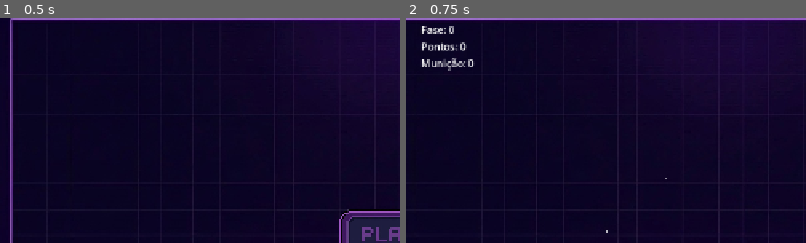
Above: before the commit, frames 1-2 (left to right).
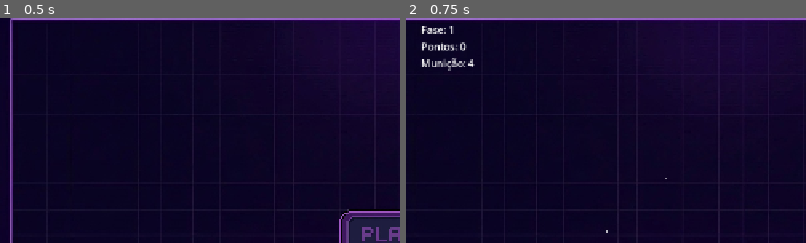
Above: after the commit, the same moments.

Repository: Zidan-09/Arc-Impact
Game: Godot game, scene res://screens/home.tscn
Same seed, same stepped clock (60 frames per second), same inputs: the game is played once before the commit and once after it.
Inputs (mouse positions are % of the whole screen's width and height, from its top left):
- Up to frame 1 (0.5 s): no input
- Up to frame 2 (0.75 s): click (50, 50) at 0.5 s
The pictures show only the part of the screen within x 0-50%, y 2-52%; the shares and areas given below are measured in that part.

Frame 1 is identical in both runs. In frame 2, less than 0.1% of the frame differs, in the area x 10-18%, y 3-22%.

Commit message:
feat(hud): display level ammo count from generated level

Diff:
--- /dev/null
+++ b/components/hud/hud.gd
@@ -0,0 +1,12 @@
+extends Control
+
+@onready var level_label: Label = $Info/Column/Level
+@onready var ammo_label: Label = $Info/Column/Ammo
+
+
+func set_ammo(total: int, left: int) -> void:
+	ammo_label.text = "Munição: %d" % left
+
+
+func set_level(level_number: int) -> void:
+	level_label.text = "Fase: %d" % level_number
--- a/components/hud/hud.tscn
+++ b/components/hud/hud.tscn
@@ -2,6 +2,7 @@
 
 [ext_resource type="PackedScene" uid="uid://xhfgi01bn84e" path="res://components/power-slider/powerSlider.tscn" id="1_kjhcr"]
 [ext_resource type="PackedScene" uid="uid://b5hbfx8760rd3" path="res://components/fire-button/fireButton.tscn" id="2_w10xe"]
+[ext_resource type="Script" path="res://components/hud/hud.gd" id="3_hud"]
 
 [node name="Hud" type="Control" unique_id=2117122883]
 layout_mode = 3
@@ -11,6 +12,7 @@
 grow_horizontal = 2
 grow_vertical = 2
 mouse_filter = 2
+script = ExtResource("3_hud")
 
 [node name="Info" type="MarginContainer" parent="." unique_id=1480317829]
 layout_mode = 1
--- a/screens/game.gd
+++ b/screens/game.gd
@@ -3,9 +3,11 @@
 @onready var world: Node2D = $WorldArea/World
 @onready var level_node: Node2D = $WorldArea/World/Level
 @onready var cannon: Cannon = $WorldArea/World/Cannon
+@onready var hud: Control = $Hud
 
 var builder: LevelBuilder
 var current_def: LevelDefinition = null
+var level_number := 1
 
 
 func _ready() -> void:
@@ -21,3 +23,5 @@
 	await builder.build(level_node, def)
 	current_def = def
 	cannon.position = def.cannon_position
+	hud.set_level(level_number)
+	hud.set_ammo(def.ammo, def.ammo)
